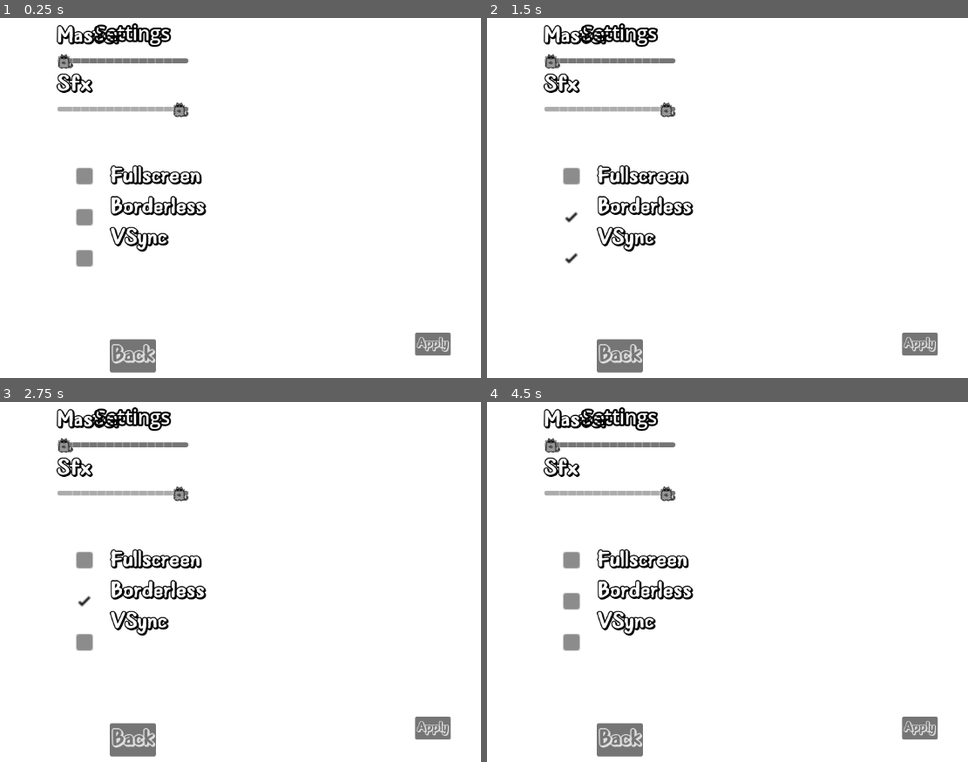
Above: before the commit, frames 1-4 (two rows, left to right).
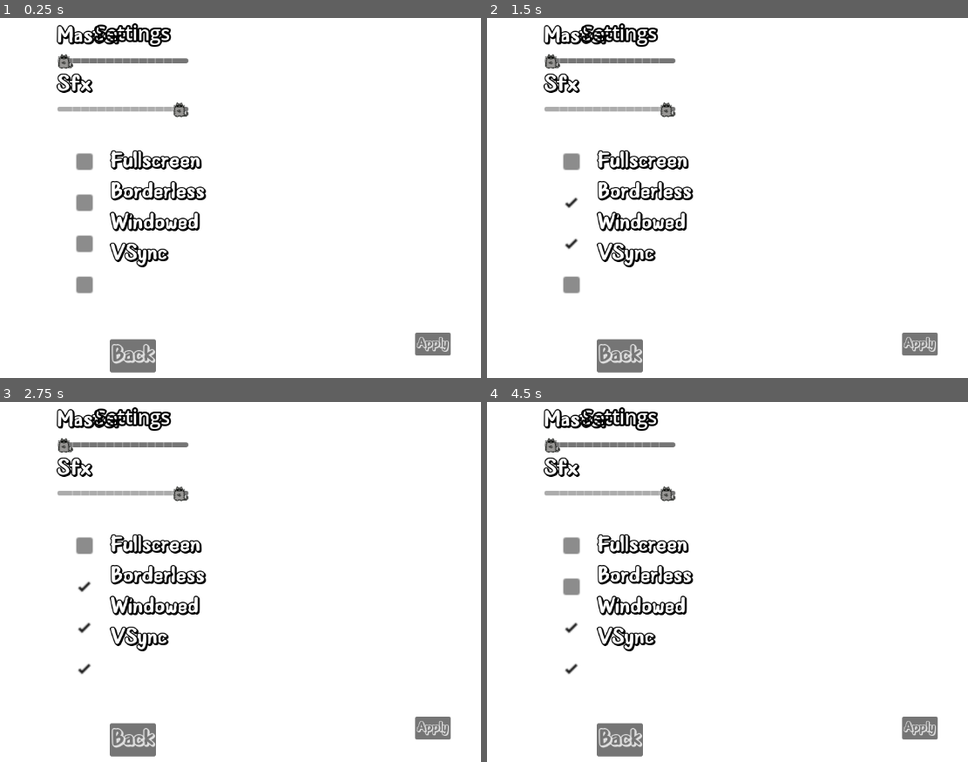
Above: after the commit, the same moments.

Repository: Wpan0n/_HiddenPaws_
Game: Godot game, scene res://scences/options_menu.tscn
Two runs of this game, one before a commit and one after it. Both use one fixed random seed, a clock stepped at 60 frames per second and the inputs below. This scene is started directly instead of the project's main scene.
Inputs (mouse positions are in pixels of both pictures, inside the frame that each line leads up to; where the layout moved, square brackets give the same spot in the first picture):
- Up to frame 1 (0.25 s): no input
- Up to frame 2 (1.5 s): click (573, 201) [578, 216] at 0.5 s; click (573, 244) at 1.27 s
- Up to frame 3 (2.75 s): click (86, 668) [91, 643] at 2 s
- Up to frame 4 (4.5 s): click "Apply" at 2.75 s; click "Apply" at 3.5 s; click (573, 585) [578, 600] at 4.25 s

The runs differ from the first frame. In frame 1, 4.3% of the frame differs, in the area x 15-43%, y 36-77%; in frame 2, 3.8%; in frame 3, 3.8%; in frame 4, 4.0%.

Commit message:
Added Fullscreen,Borderless,Windowed, functionality

Diff:
--- a/Scripts/options_menu.gd
+++ b/Scripts/options_menu.gd
@@ -55,3 +55,29 @@
 	# Play the music preview.
 	level_music_player.stream = level_music
 	level_music_player.play()
+
+
+func _on_fullscreen_toggled(button_pressed):
+	if button_pressed == true:
+		DisplayServer.window_set_mode(DisplayServer.WINDOW_MODE_FULLSCREEN)
+	else:
+		DisplayServer.window_set_mode(DisplayServer.WINDOW_MODE_WINDOWED)
+
+func _on_borderless_toggled(button_pressed):
+	if button_pressed == true:
+		DisplayServer.window_set_mode(DisplayServer.WINDOW_MODE_EXCLUSIVE_FULLSCREEN)
+	else:
+		DisplayServer.window_set_mode(DisplayServer.WINDOW_MODE_WINDOWED)
+
+func _on_v_sync_toggled(button_pressed):
+	if button_pressed == true:
+		DisplayServer.window_set_vsync_mode(DisplayServer.VSYNC_ENABLED)
+	else:
+		DisplayServer.window_set_vsync_mode(DisplayServer.VSYNC_DISABLED)
+
+
+func _on_windowed_toggled(toggled_on):
+	if toggled_on == true:
+		DisplayServer.window_set_mode(DisplayServer.WINDOW_MODE_WINDOWED)
+	else:
+		DisplayServer.window_set_mode(DisplayServer.WINDOW_MODE_FULLSCREEN)
--- a/scences/options_menu.tscn
+++ b/scences/options_menu.tscn
@@ -69,7 +69,7 @@
 offset_left = 451.0
 offset_top = -306.0
 offset_right = -484.0
-offset_bottom = 60.0
+offset_bottom = -150.0
 grow_horizontal = 2
 grow_vertical = 2
 
@@ -149,8 +149,8 @@
 anchor_bottom = 0.5
 offset_left = -672.0
 offset_top = -71.0
-offset_right = -648.0
-offset_bottom = 10.0
+offset_right = -656.0
+offset_bottom = -3.0
 grow_horizontal = 0
 grow_vertical = 2
 scale = Vector2(2, 2)
@@ -161,6 +161,10 @@
 theme = ExtResource("5_ugnno")
 
 [node name="Borderless" type="CheckBox" parent="Checks"]
+layout_mode = 2
+theme = ExtResource("5_ugnno")
+
+[node name="Windowed" type="CheckBox" parent="Checks"]
 layout_mode = 2
 theme = ExtResource("5_ugnno")
 
@@ -175,11 +179,11 @@
 anchor_bottom = 0.5
 offset_left = 540.0
 offset_top = -74.0
-offset_right = 1149.0
+offset_right = 694.0
 offset_bottom = 75.0
 grow_vertical = 2
 
-[node name="FullScreenLabel2" type="Label" parent="VBoxContainer"]
+[node name="FullScreenLabel" type="Label" parent="VBoxContainer"]
 layout_mode = 2
 theme_override_colors/font_color = Color(0, 0, 0, 1)
 theme_override_fonts/font = ExtResource("1_3yxio")
@@ -194,6 +198,13 @@
 theme_override_font_sizes/font_size = 32
 text = "Borderless
 "
+
+[node name="WindowedLabel" type="Label" parent="VBoxContainer"]
+layout_mode = 2
+theme_override_colors/font_color = Color(0, 0, 0, 1)
+theme_override_fonts/font = ExtResource("1_3yxio")
+theme_override_font_sizes/font_size = 32
+text = "Windowed"
 
 [node name="VSyncLabel2" type="Label" parent="VBoxContainer"]
 layout_mode = 2
@@ -207,3 +218,8 @@
 [connection signal="mouse_exited" from="AudioOptions/VBoxContainer/SfxSlider" to="AudioOptions" method="_on_sfx_slider_mouse_exited"]
 [connection signal="pressed" from="AudioOptions/Apply" to="." method="_on_apply_pressed"]
 [connection signal="pressed" from="Back_Button" to="." method="_on_back_button_pressed"]
+[connection signal="toggled" from="Checks/Fullscreen" to="." method="_on_fullscreen_toggled"]
+[connection signal="toggled" from="Checks/Borderless" to="." method="_on_borderless_toggled"]
+[connection signal="toggled" from="Checks/Windowed" to="." method="_on_windowed_toggled"]
+[connection signal="toggled" from="Checks/Windowed" to="." method="_on_borderless_toggled"]
+[connection signal="toggled" from="Checks/VSync" to="." method="_on_v_sync_toggled"]
